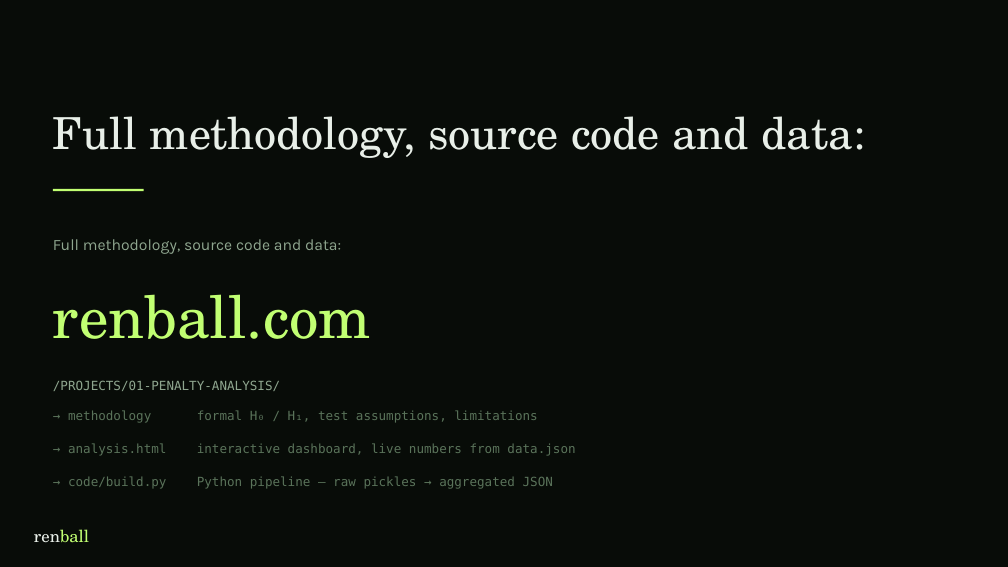
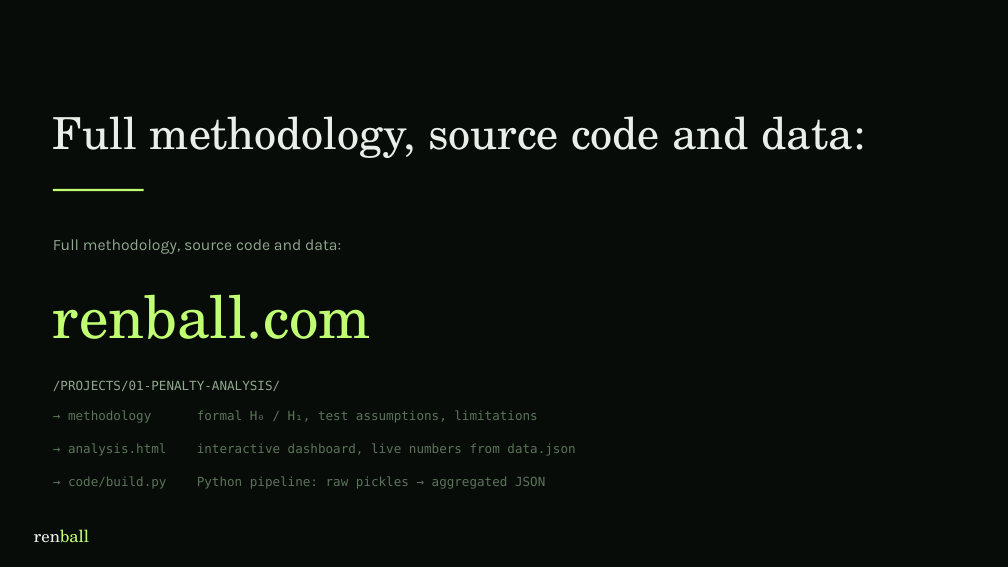
Before and after one commit to koeymenc/renball, a slide deck: slide 17 of projects/01-penalty-analysis/slides.pptx. Drawn at 1008x567 pixels with LibreOffice and Linux fonts; fonts in the diff are those of the drawing. Boxes give left, top, right and bottom in pixels: in the first picture for what was removed or moved away, otherwise in the second. Text is boxed around its words. In the diff, an @@ line names an element or a change of style, - is before the commit and + after.

```diff
--- a/projects/01-penalty-analysis/slides.pptx
+++ b/projects/01-penalty-analysis/slides.pptx
@@ text at [68, 476, 545, 489]: text changed @@
-→ code/build.py Python pipeline — raw pickles → aggregated JSON
+→ code/build.py Python pipeline: raw pickles → aggregated JSON
```
Also in this commit, not shown: 8 other slides changed, 11 other files.
